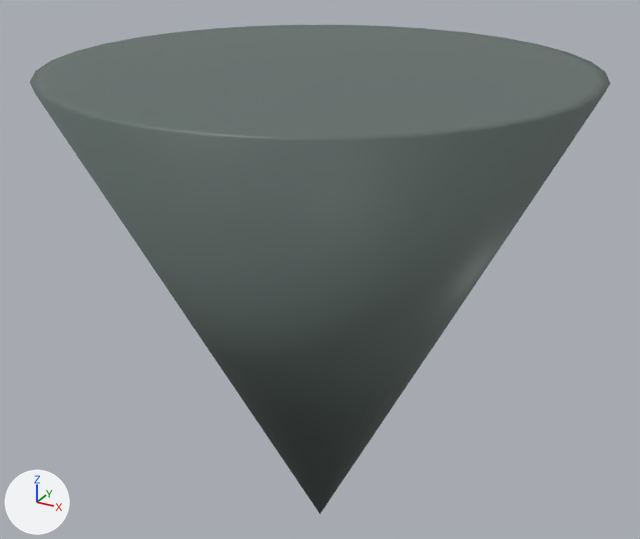
The Blender file Blender Meshes/RoundPlatform1.blend, before and after one commit.
The view is the same before and after, from a 50 mm lens placed at (3.77, -6.85, 1.74), pointed at (-0.09, 0.16, -1.77). Lighting does not change. The marker at lower left points along +X, +Y and +Z.
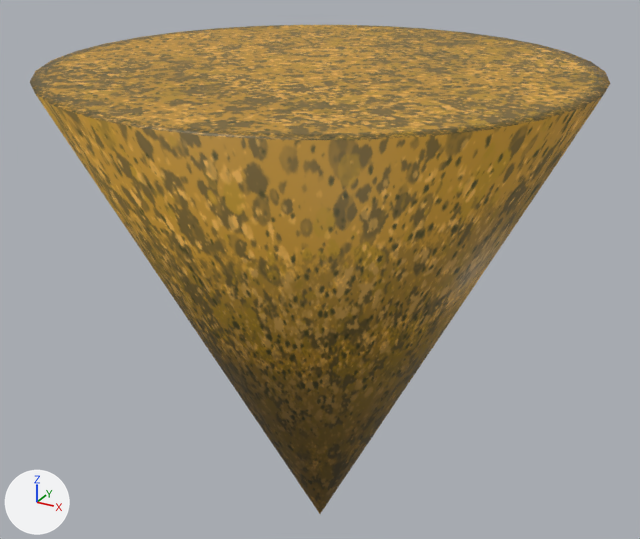
Where the change shows, as pixel boxes (x1, y1, x2, y2) in the pictures (640 x 539 px):
'Cone', surface changed (grey to brown): (30, 25, 610, 514) in both

The change, as a list of edits to the scene's bpy script:
```text
Add img_roundplatformuvpaint2_png:
    img_roundplatformuvpaint2_png = load_image('RoundPlatformUVpaint2.png', 'RoundPlatformUVpaint2.png', 1024, 1024, 'sRGB')
Change mat_material:
    remove mat_material.base_color = (0.114, 0.149, 0.139)  # dark grey #5f6c68
    add mat_material.texture = img_roundplatformuvpaint2_png
```
